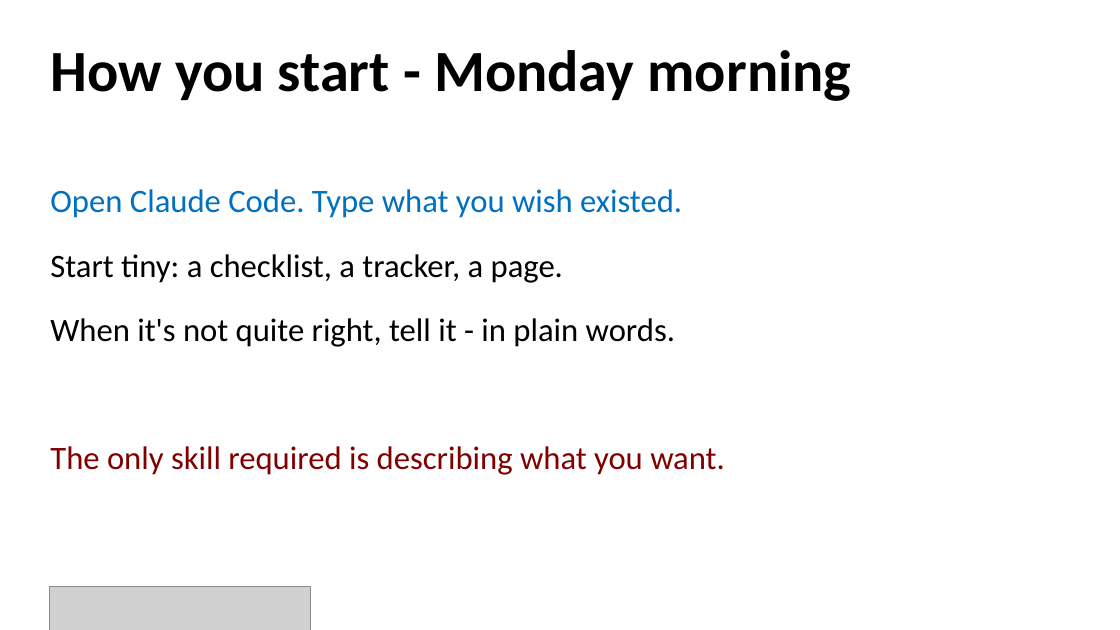
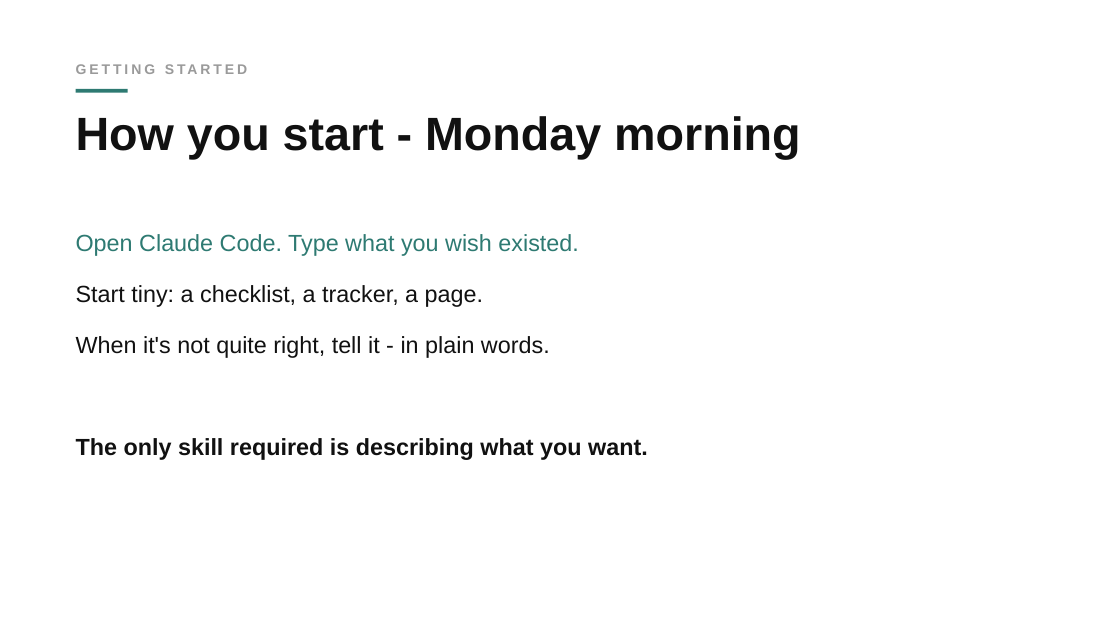
Before and after one commit to batuhan-gundogdu/uchicago-claude-code-workshop, a slide deck: slide 16 of deck/workshop.pptx. Drawn at 1120x630 pixels with LibreOffice and Linux fonts; fonts in the diff are those of the drawing; grey boxes stand for pictures. Boxes give left, top, right and bottom in pixels: in the first picture for what was removed or moved away, otherwise in the second. Text is boxed around its words. In the diff, an @@ line names an element or a change of style, - is before the commit and + after.

Commit message:
Restyle workshop deck to minimalist 'simple' look
Rewrite theme.js: white space, Avenir Next, small gray uppercase
micro-labels with a short teal rule, bold black titles, a faint
watermark word on the cover, and a single muted-teal accent (drops the
UChicago footer/phoenix and the blue/green/maroon semantic palette;
emphasis -> teal, punchlines -> black bold, labels -> gray). Add
kickers and a cover watermark in build.js.

```diff
--- a/deck/workshop.pptx
+++ b/deck/workshop.pptx
@@ text added at <box>76,60,1044,86</box>, 12 pt, text #9A9A9A, bold @@
+GETTING STARTED
@@ rectangle added at <box>76,89,128,92</box>, fill #2E7A72 @@
@@ text "How you start - Monday ...": place and size @@
-text "How you start - Monday ..." at <box>50,50,852,101</box>
+text "How you start - Monday ..." at <box>76,116,800,159</box>
@@ text "How you start - Monday ..." at <box>76,116,800,159</box>: size 50 to 40 pt, font Calibri to Arial, text colour #000000 to #111111; line spacing 1 to 0.98 @@
@@ text "Open Claude Code. Type what ...": place and size @@
-text "Open Claude Code. Type what ..." at <box>50,189,725,475</box>
+text "Open Claude Code. Type what ..." at <box>76,234,648,460</box>
@@ text "Open Claude Code. Type what ..." at <box>76,234,648,460</box>: size 28 to 20 pt, font Calibri to Arial; text colour #0070C0 to #2E7A72 in "Open Claude Code. Type what you wish ..."; text colour #000000 to #111111 in "Start tiny: a checklist, a tracker, a ...", "When it's not quite right, tell it ..."; text colour #800000 to #111111, bold on in "The only skill required is describing what ..."; line spacing 1.1 to 1.15; less space between paragraphs @@
@@ picture removed at <box>50,586,311,630</box> @@
```
Also in this commit, not shown: 16 other slides changed, 2 other files.
